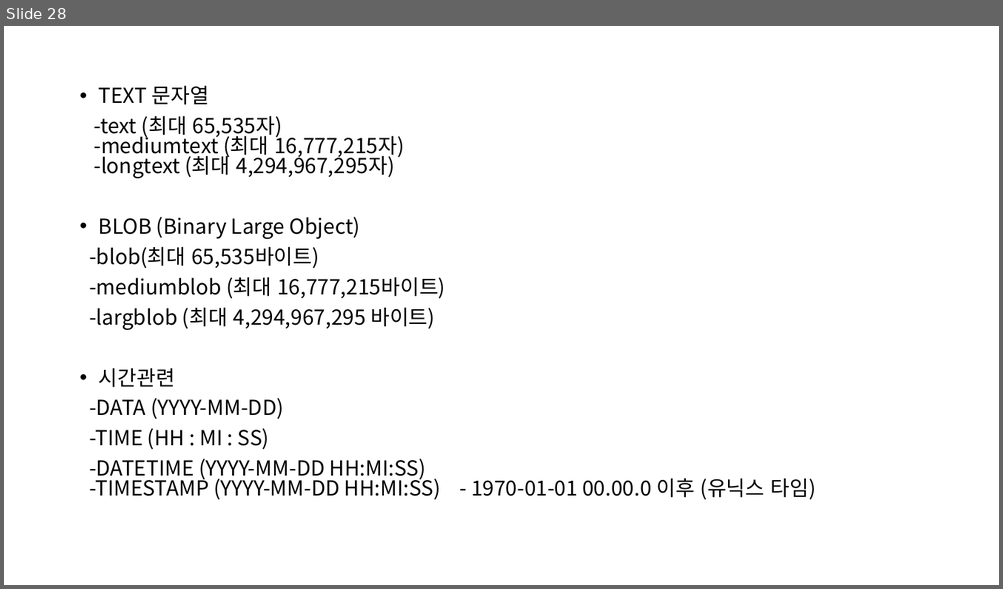
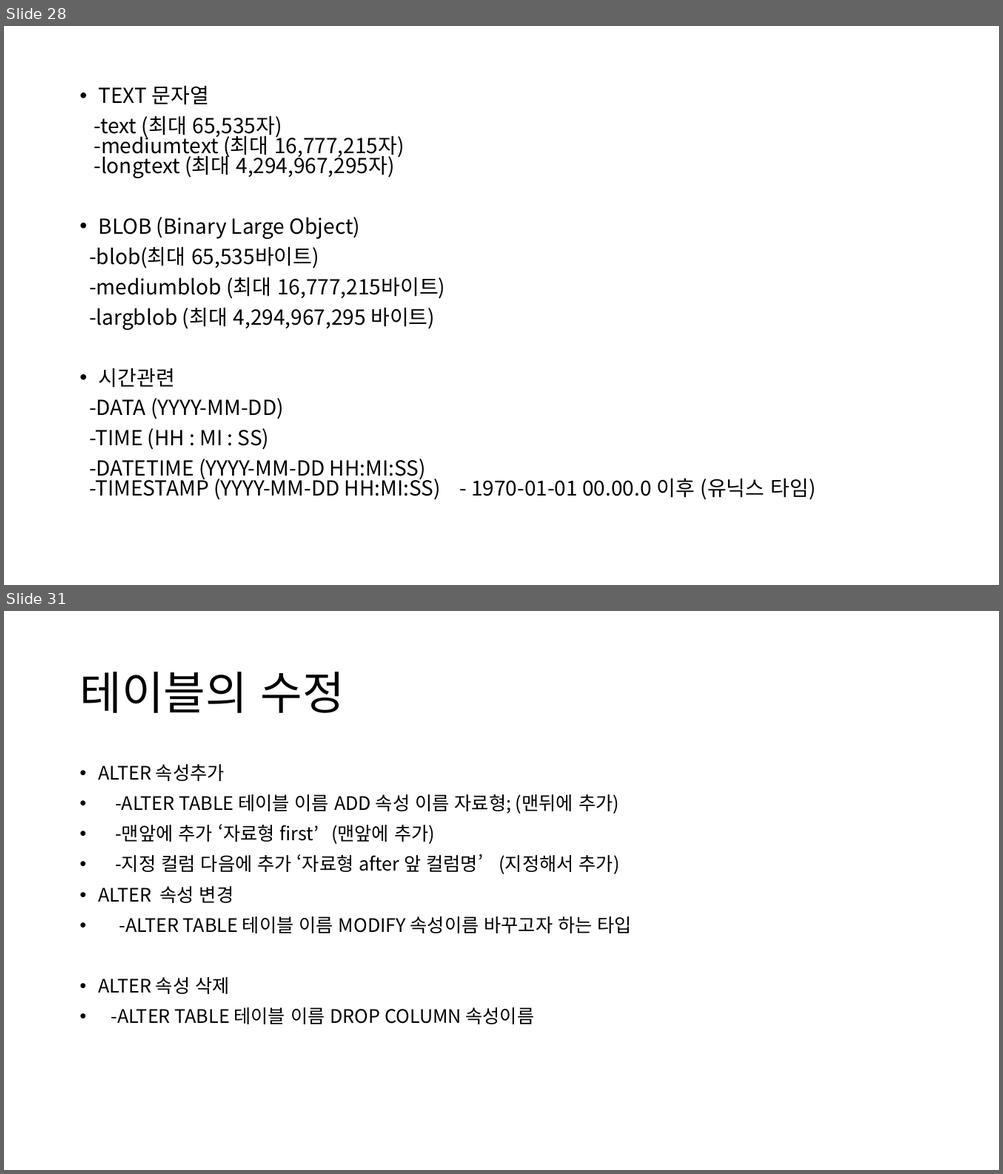
Before and after one commit to ChaeKyungChul/Document.File, a slide deck: 문서/MySQL/2024-02-13 MySQL.pptx. Shown one above the other, each under a label of ours: slide 28 before the commit, slides 28 and 31 after it; the slides between them are not shown. The pictures are 1003x589 and 1003x1174 pixels, drawn with LibreOffice and Linux fonts; fonts in the diff are those of the drawing. Boxes give left, top, right and bottom in pixels: in the first picture for what was removed or moved away, otherwise in the second. Text is boxed around its words. In the diff, an @@ line names an element or a change of style, - is before the commit and + after.

```diff
--- a/문서/MySQL/2024-02-13 MySQL.pptx
+++ b/문서/MySQL/2024-02-13 MySQL.pptx
@@ slide 31 added at (x1=4, y1=611, x2=999, y2=1170), background #FFFFFF @@
@@ title added at (x1=79, y1=672, x2=344, y2=713), 44 pt, text #000000 @@
+테이블의 수정
@@ text added at (x1=99, y1=764, x2=632, y2=1025), 18 pt, text #000000 @@
+• ALTER 속성추가
+• -ALTER TABLE 테이블 이름 ADD 속성 이름 자료형; (맨뒤에 추가)
+• -맨앞에 추가 ‘자료형 first’ (맨앞에 추가)
+• -지정 컬럼 다음에 추가 ‘자료형 after 앞 컬럼명’ (지정해서 추가)
+• ALTER 속성 변경
+• -ALTER TABLE 테이블 이름 MODIFY 속성이름 바꾸고자 하는 타입
+• ALTER 속성 삭제
+• -ALTER TABLE 테이블 이름 DROP COLUMN 속성이름
```
Also in this commit, not shown: 3 other slides added, 1 slide removed, 29 other files.
